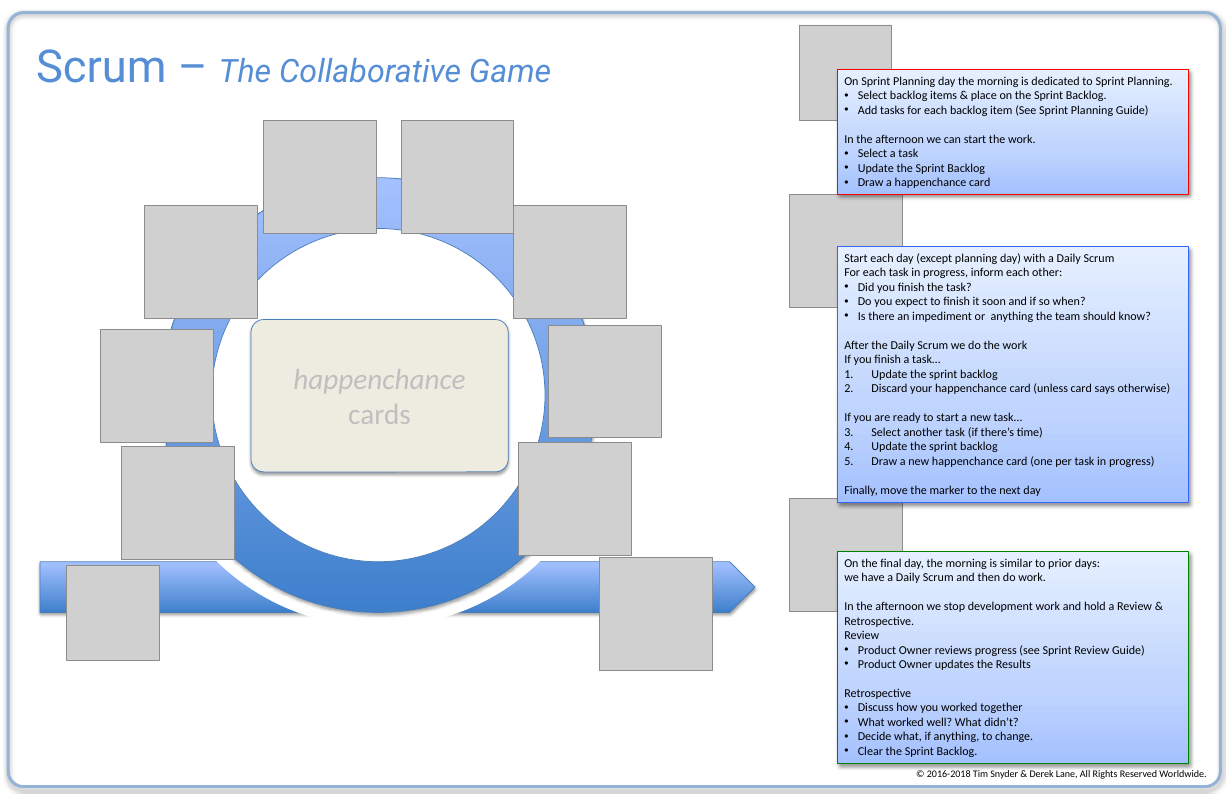
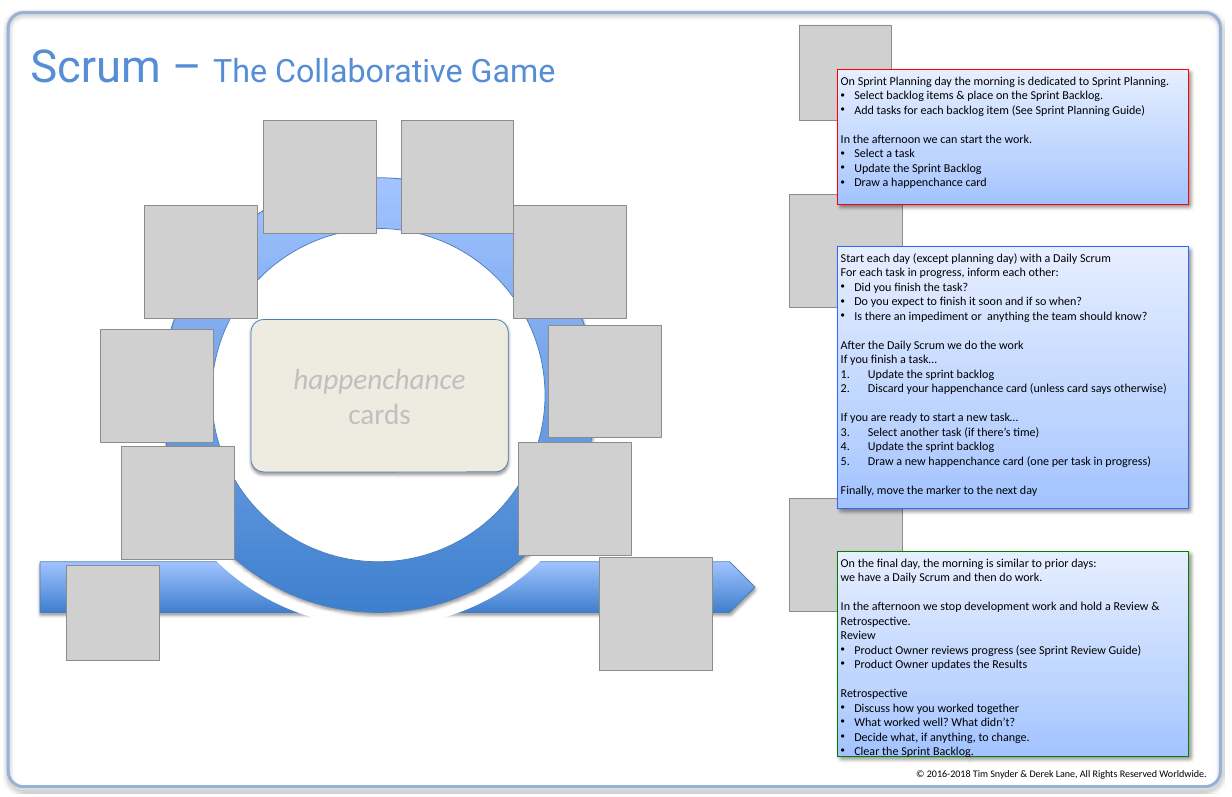
Before and after one commit to quikdraw2700/ScrumTheBoardGame, a slide deck: slide 10 of Docs/Scrum board game design.pptx (slide 8 before the commit). Drawn at 1232x797 pixels with LibreOffice and Linux fonts; fonts in the diff are those of the drawing; grey boxes stand for pictures. Boxes give left, top, right and bottom in pixels: in the first picture for what was removed or moved away, otherwise in the second. Text is boxed around its words. In the diff, an @@ line names an element or a change of style, - is before the commit and + after.

Commit message:
Cleaned up Game Board
Added a proposed incremental update to game board and added version number to bottom right corner (v.0.7) in this case. Cleaned up text, capitalization and punctuation to be more consistent.

```diff
--- a/Docs/Scrum board game design.pptx
+++ b/Docs/Scrum board game design.pptx
@@ rounded rectangle at [8,12,1220,786]: shadow changed @@
@@ title "Scrum – The Collaborative Game" at [30,49,556,83]: italic off in "The Collaborative Game" @@
@@ fill gradient #A4C4FF to #BFD4FF to #E6EEFF to gradient #A2C3FF to #BDD4FF to #E6EEFF in 3 elements at [837,246,1188,508], [837,552,1188,757], [837,70,1188,204] @@
@@ rectangle "On Sprint Planning day the ...": place and size @@
-rectangle "On Sprint Planning day the ..." at [837,70,1188,194]
+rectangle "On Sprint Planning day the ..." at [837,70,1188,204]
@@ rectangle "Start each day (except planning ...": place and size @@
-rectangle "Start each day (except planning ..." at [837,246,1188,502]
+rectangle "Start each day (except planning ..." at [837,246,1188,508]
@@ rectangle "On the final day, the ...": place and size @@
-rectangle "On the final day, the ..." at [837,552,1188,764]
+rectangle "On the final day, the ..." at [837,552,1188,757]
```
Also in this commit, not shown: 11 other slides changed, 2 slides added.
